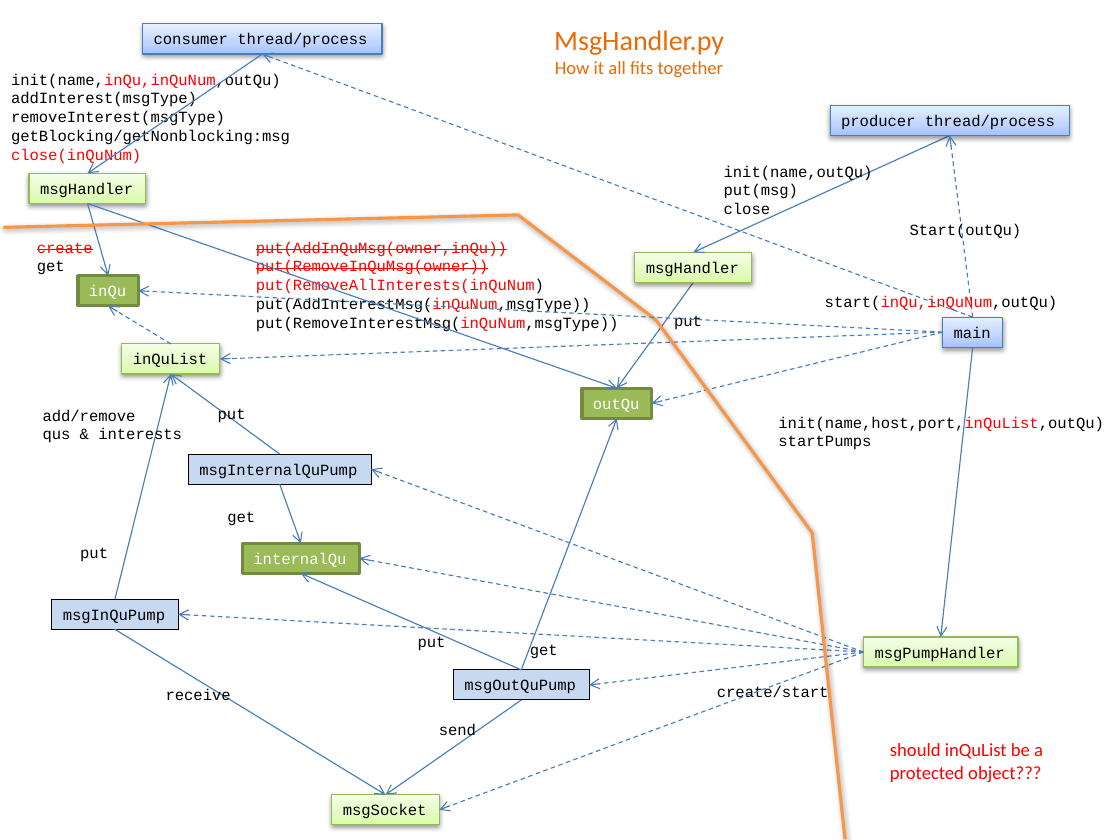
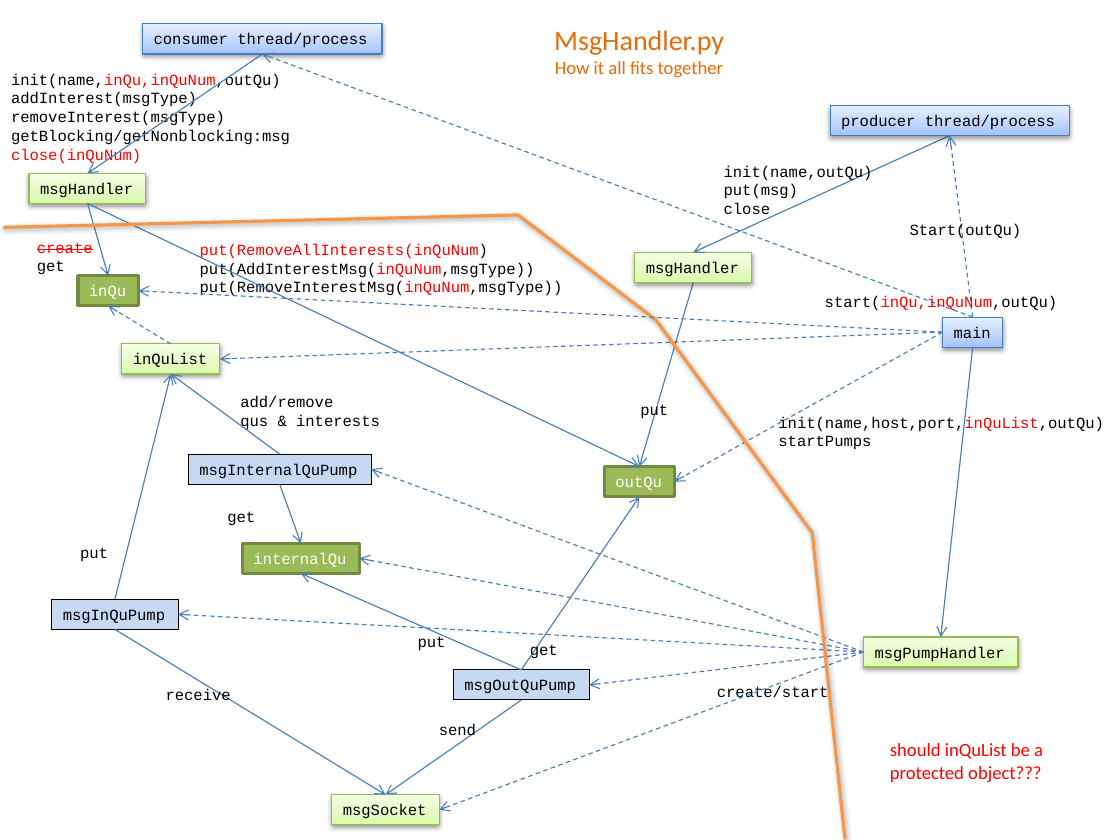
Before and after one commit to mlozborne/motin, a slide deck: slide 5 of Scripting/ScriptingDocumenation/DesignDiagrams.pptx. Drawn at 1120x840 pixels with LibreOffice and Linux fonts; fonts in the diff are those of the drawing. Boxes give left, top, right and bottom in pixels: in the first picture for what was removed or moved away, otherwise in the second. Text is boxed around its words. In the diff, an @@ line names an element or a change of style, - is before the commit and + after.

```diff
--- a/Scripting/ScriptingDocumenation/DesignDiagrams.pptx
+++ b/Scripting/ScriptingDocumenation/DesignDiagrams.pptx
@@ arrow moved from (87, 204) - (617, 389) to (87, 204) - (640, 467) @@
@@ text "put(RemoveAllInterests(inQuNum)": place and size @@
-text "put(RemoveAllInterests(inQuNum)" at (256,241,619,333)
+text "put(RemoveAllInterests(inQuNum)" at (200,244,563,298)
@@ text at (256,241,507,277): paragraphs removed @@
-put(AddInQuMsg(owner,inQu))
-put(RemoveInQuMsg(owner))
@@ arrow moved from (693, 282) - (617, 389) to (693, 282) - (640, 467) @@
@@ arrow moved from (943, 333) - (652, 403) to (943, 333) - (674, 482) @@
@@ text "add/remove": place and size @@
-text "add/remove" at (43,409,182,445)
+text "add/remove" at (240,396,380,431)
@@ text removed at (218,408,246,424) @@
-put
@@ text "put": place and size @@
-text "put" at (674,315,702,330)
+text "put" at (640,403,668,420)
@@ rectangle "outQu": place and size @@
-rectangle "outQu" at (582,389,652,419)
+rectangle "outQu" at (605,467,674,497)
@@ arrow moved from (521, 670) - (617, 419) to (521, 670) - (640, 496) @@
```
Also in this commit, not shown: 1 other file.
